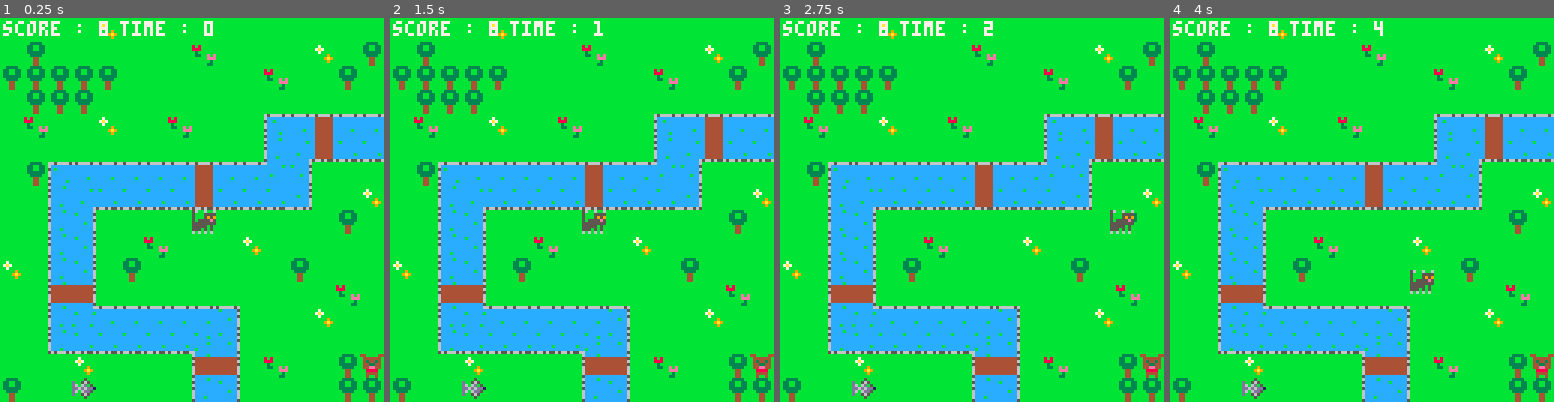
Above: before the commit, frames 1-4 (left to right).
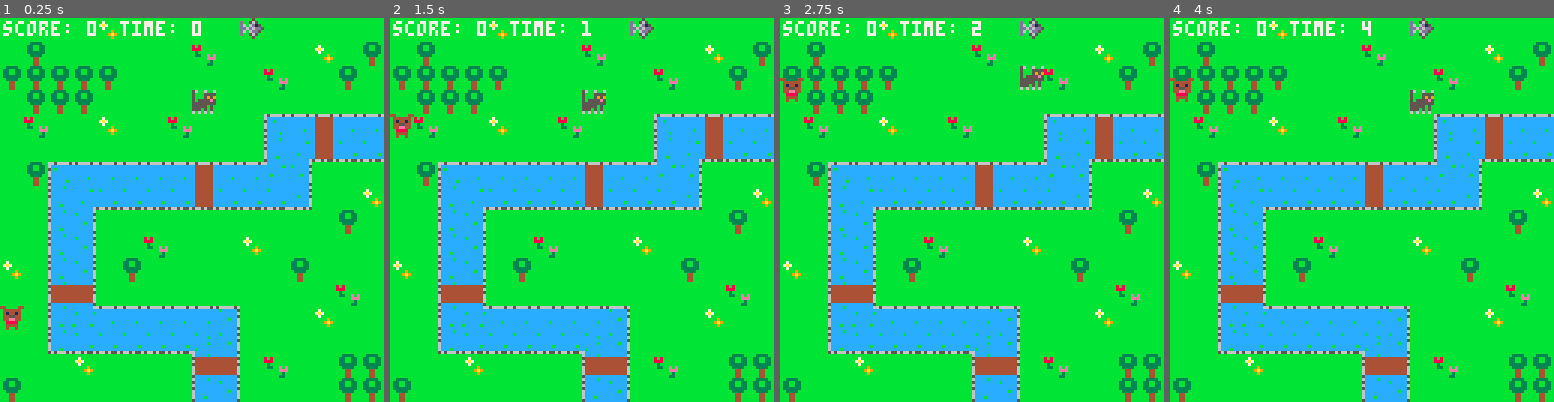
Above: after the commit, the same moments.

Repository: adatechschool/projet-collectif---pico-8-pico-8-cmc
Game: PICO-8 cartridge kitties_like_fishies.p8
The game is run twice, just before and just after one commit, with the same random seed, the same clock (stepped at 60 frames per second) and the same inputs.
Inputs:
- Up to frame 1 (0.25 s): no input
- Up to frame 2 (1.5 s): no input
- Up to frame 3 (2.75 s): hold Right 1.6-2.1 s; hold Up 2.15-2.42 s; hold Right from 2.47 s (still down)
- Up to frame 4 (4 s): release Right at 3.03 s; hold Left 3.08-3.58 s; hold Down 3.63-3.97 s

The runs differ from the first frame. In frame 1, 1.7% of the frame differs, in the area x 0-100%, y 0-100%; in frame 2, 1.6%; in frame 3, 1.7%; in frame 4, 1.6%.

Commit message:
last updates with fish ok and dogs nearly ok

Diff:
--- a/kitties_like_fishies.p8
+++ b/kitties_like_fishies.p8
@@ -1,47 +1,151 @@
 pico-8 cartridge // http://www.pico-8.com
 version 29
 __lua__
+-- main functions
+
 function _init()
 --music
 	sfx(3)
 --sprites
---cat
-	c={
+	create_cat()
+	dogs={}
+	create_dog()
+	fishes ={}
+	create_fish()
+	--print('fish x-y: ',8,8,0)
+end
+--update
+function _update()
+ cat_movement()
+ dog_movement(dogs)
+--print score and time
+	if c.score==5 and finish_time==nil then
+		finish_time=flr(time())
+		game_over=true
+	end
+end
+--draw
+function _draw()
+	cls()
+	draw_map()
+ draw_sprites()
+--score
+	print('score: '..c.score,1,1,7)
+	print('time: '..flr(time()),40,1,7)
+--finished !
+	if game_over==true then
+		print('you win !',40,40,8)
+		print('it took you '..finish_time..' sec !',40,52)
+	end
+end
+
+-->8
+-- functions sprites
+
+function create_cat()
+ c={
 		score=0,
 		sp=2,
-		x=64,
-		y=64,
-		--speed=1
+		xt=8,
+		yt=3,
 	}
---dog
-	dogs={}
-	create_dog()
---fish and fishes
-	fishes ={}
-	create_fish()
-end
---update
-function _update()
-	if game_over!=true then
-		newx=c.x
-		newy=c.y
-		if (btn(➡️)) newx+=2
-		if (btn(⬅️)) newx-=2
-		if (btn(⬇️)) newy+=2
-		if (btn(⬆️)) newy-=2
+end
+
+function create_fish()
+	for i=1,1 do
+		local f={
+			sp=4,
+			xt=0,
+			yt=0,
+		}
+		repeat
+	 	f.xt=flr(rnd(16))
+			f.yt=flr(rnd(16))
+		until (check_flag(0,f.xt,f.yt)==false)
+		add(fishes,f)
+	end
+end
+
+function create_dog()
+	for i=1,1 do
+		local d={
+			sp=1,
+			xt=flr(rnd(16)),
+			yt=flr(rnd(16)),
+		}
+			repeat
+	 	d.xt=flr(rnd(16))
+			d.yt=flr(rnd(16))
+		until (check_flag(0,d.xt,d.yt)==false)
+		add(dogs,d)
+	end
+end
+
+function dog_movement(dogs)
+	local rn=flr(rnd(4))
+ for d in all(dogs) do
+  if not check_flag(0,d.xt,d.yt)
+  then
+			d.xt=mid(0,d.xt,15)
+			d.yt=mid(0,d.yt,15)
+			if rn==0 then d.yt-=1/2 end
+			if rn==1 then d.yt-=1/2 end
+			if rn==2 then d.xt-=1/2 end
+			if rn==3 then d.yt+=1/2 end
+			--if rn==0
+			--then
+				--d.xt+=(1/2)
+				--if check_flag(0,d.xt,d.yt)
+				--then
+					--d.xt-=(1/2)*2
+					--if check_flag(0,d.xt,d.yt)
+					--then
+						--d.yt-=(1/2)
+						--if check_flag(0,d.xt,d.yt)
+						--then
+							--d.yt+=(1/2)*2
+						--end
+					--end
+				--end
+			--end
+		end
+ end
+end
+
+
+function draw_sprites()
+	spr(c.sp,c.xt*8,c.yt*8)
+	for d in all(dogs) do
+		spr(d.sp,d.xt*8,d.yt*8)
+	end
+	for f in all(fishes) do
+		spr(f.sp,f.xt*8,f.yt*8)
+		--print('create fish x-y:'..f.xt..' - '..f.yt,8,8,0)
+		--print(check_flag(0,f.xt,f.yt),30,30,0)
+	end
+end
+
+function cat_movement()
+ if game_over!=true then
+		newx=c.xt
+		newy=c.yt
+		if (btnp(➡️)) newx+=1
+		if (btnp(⬅️)) newx-=1
+		if (btnp(⬇️)) newy+=1
+		if (btnp(⬆️)) newy-=1
 
 		if not check_flag(0,newx,newy) then
-			c.x=newx
-			c.y=newy
+			c.xt=mid(0,newx,15)
+			c.yt=mid(0,newy,15)
+			collision(c.xt*8,c.yt*8)
 		end
-	else	sfx(4)
-	end
---game limits on screen
-	c.x=mid(0,120,c.x)
-	c.y=mid(0,120,c.y)
---collision
-	for f in all(fishes) do
-		if f.x==c.x and f.y==c.y then
+ else	sfx(4)
+ end
+end
+
+function collision(x,y)
+ for f in all(fishes) do
+		if f.xt*8==x and f.yt*8==y then
 			del(fishes,f)
 			sfx(2)
 			c.score+=1
@@ -49,69 +153,31 @@
 			create_dog()
 		end
 	end
---print score and time
-	if c.score==5 and finish_time==nil then
-		finish_time=time()
-		game_over=true
-	end
-end
---draw
-function _draw()
-	cls()
-	map(0,0,0,0,16,16)
-	spr(c.sp,c.x,c.y)
-	for d in all(dogs) do
-		spr(d.sp,d.x,d.y)
-	end
-	for f in all(fishes) do
-		spr(f.sp,f.x,f.y)
-	end
---score
-	print('score : '..c.score,1,1,7)
-	print('time : '..flr(time()),40,1,7)
---finished !
-	if game_over==true then
-		print('you win !',48,48,8)
-		print('it took you'..finish_time..'seconds.')
-	end
-end
+end
+
 
 -->8
-function create_fish()
-	for i=1,1 do
-		local f={
-			sp=4,
-			x=flr(rnd(16))*8,
-			y=flr(rnd(16))*8,
-		}
-		add(fishes,f)
-	end
-end
-
-function create_dog()
-		for i=1,1 do
-		local d={
-			sp=1,
-			x=flr(rnd(16))*8,
-			y=flr(rnd(16))*8,
-		}
-		add(dogs,d)
-	end
+-- functions map
+
+function draw_map()
+ map(0,0,0,0,128,64)
 end
 
 function check_flag(flag,x,y)
-	local sp=mget(x/8,y/8)
+	local sp=mget(x,y)
 	return fget(sp,flag)
 end
+
+
 __gfx__
-0000000044bbbb4456bb6bb600700070bbbb5bbbbb3333bbbbbbbbbbbbb566bbbbbbbbbb77cccc77bbbbbbbbbbb566bbcccccccc65666656ccccccccc444444c
-00000000b444444b5bbb555500555550dbb565bbb33bb33b8b8bbbbbb6666656bb7bbbbbccccccccbbbbbbbbb6666656cbcccccccccccccccbccccccc444444c
-00700700b404404b5bbb595900595950d6b6d05bb33bb33b888bbbbb6cc56cc6b7a7bbbbcccc7cccbbbbbbbb6cc44cc6cccccbccccccccccccccccccc444444c
-00077000b440044b5b5555e50555e555dd6d6dd1b333333bb3bbbbbbccccccccbb7bbbbbccc777ccbbbbbbbbccc44cccccccccccccccccccccccccccc444444c
-00077000b44ee44b5555555500055500d6b6dd5bbb3333bbb33bbebeccccccccbbbbb9bbcc57575cbbbbbbbbccc44ccccccccbccccccccccccccccccc444444c
-00700700bb8888bb55555b5b00050500dbb565bbbbb44bbbbbbbbeeeccccccccbbbb9a9bc5555555bbbbbbbbccc44ccccccccccccccccbccccccccbcc444444c
-00000000bb4444bb555b5b5b00070700bbbb5bbbbbb44bbbbbbbbb3b566cc656bbbbb9bbbb55555bbbbbbbbb56655656cbccccccccccccccccccccccc444444c
-00000000bb4bb4bb6b6b6b6b00000000bbbbbbbbbbb44bbbbbbbb33bbb66666bbbbbbbbbbbbbbbbbbbbbbbbbbb66666bcccccccccccccccc5665655656656556
+0000000044000044560060060070007000005000bb3333bbbbbbbbbbbbb566bbbbbbbbbb77cccc77bbbbbbbbbbb566bbcccccccc65666656ccccccccc444444c
+00000000044444405000555500555550d0056500b33bb33b8b8bbbbbb6666656bb7bbbbbccccccccbbbbbbbbb6666656cbcccccccccccccccbccccccc444444c
+00700700041441405000595900595950d606d150b33bb33b888bbbbb6cc56cc6b7a7bbbbcccc7cccbbbbbbbb6cc44cc6cccccbccccccccccccccccccc444444c
+0007700004455440505555e50555e555dd6d6dd5b333333bb3bbbbbbccccccccbb7bbbbbccc777ccbbbbbbbbccc44cccccccccccccccccccccccccccc444444c
+00077000044ee4405555555500055500d606dd50bb3333bbb33bbebeccccccccbbbbb9bbcc57575cbbbbbbbbccc44ccccccccbccccccccccccccccccc444444c
+00700700008888005555505000050500d0056500bbb44bbbbbbbbeeeccccccccbbbb9a9bc5555555bbbbbbbbccc44ccccccccccccccccbccccccccbcc444444c
+0000000000444400555050500007070000005000bbb44bbbbbbbbb3b566cc656bbbbb9bbbb55555bbbbbbbbb56655656cbccccccccccccccccccccccc444444c
+0000000000400400606060600000000000000000bbb44bbbbbbbb33bbb66666bbbbbbbbbbbbbbbbbbbbbbbbbbb66666bcccccccccccccccc5665655656656556
 656666566ccccbccccccccc6656666566cccccccccccccc66cccccc6cccccccc6ccccccc66566665ccccccc66ccccbcc6ccccbccccccccc656666656cccccccc
 c444444c5ccccccccbccccc56ccccccc5cbcccccccccccc5cccccbc5ccccccbcccccccbc6ccccccc44444445544444445ccccccccccccccccbccccc5cbcccccc
 c444444c6cccccccccccccc65ccbcccc6cccccccccccccc6ccccccc6cccccccccccccccc5cbccccc44444446644444446ccccccccbcccccbccccccc6cccccbcc
